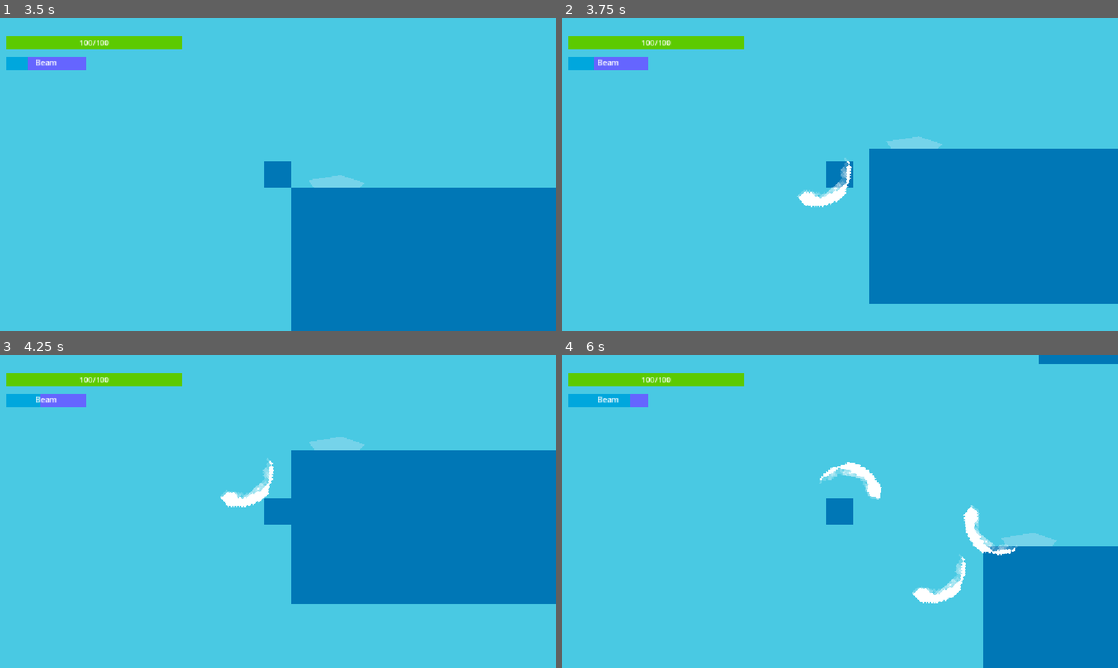
Above: before the commit, frames 1-4 (two rows, left to right).
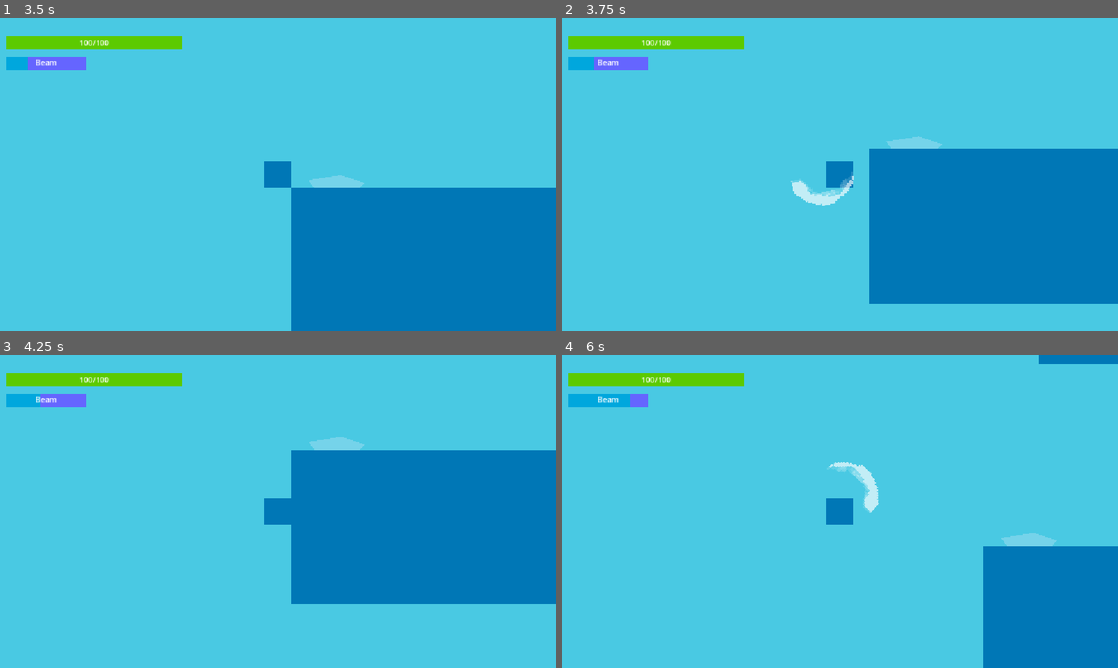
Above: after the commit, the same moments.

Repository: lostlp09/BlockStory
Game: Godot game, scene res://Menue.tscn
Same seed, same stepped clock (60 frames per second), same inputs: the game is played once before the commit and once after it. The engine's default icon, where the game draws it, is replaced by a stand-in: a white triangle on a blue panel in a dark square.
Inputs (mouse positions are in pixels of both pictures, inside the frame that each line leads up to):
- Up to frame 1 (3.5 s): tap Enter at 0.5 s; move the mouse to (400, 158) at 0.52 s; hold Right (ui_right) 0.53-1.25 s; click (400, 158) at 0.6 s; tap Space (jump) at 0.77, 2, 2.27 s; click "Play" at 1.25 s; move the mouse to (166, 190) at 2.02 s; hold Right (ui_right) 2.03-2.78 s; tap Q (Beam) at 2.1 s; move the mouse to (333, 105) at 2.77 s; hold Left (ui_left) from 2.78 s (still down); tap E (Dash) at 2.85 s
- Up to frame 2 (3.75 s): move the mouse to (812, 237) at 3.52 s; release Left (ui_left) at 3.53 s; hold Right (ui_right) from 3.53 s (still down); tap Alt at 3.6 s; click (812, 237) at 3.67 s
- Up to frame 3 (4.25 s): keep holding Right (ui_right); tap Space (jump) at 3.77 s
- Up to frame 4 (6 s): move the mouse to (1006, 558) at 4.27 s; tap Shift at 4.35 s; tap Space (jump) at 4.52, 5.27 s; move the mouse to (673, 464) at 5.02 s; release Right (ui_right) at 5.03 s; hold Left (ui_left) 5.03-5.78 s; click (673, 464) at 5.1 s; move the mouse to (867, 511) at 5.77 s; hold Right (ui_right) from 5.78 s (still down); tap Q (Beam) at 5.85 s; click (867, 511) at 5.92 s

Frame 1 is identical in both runs. In frame 2, 0.6% of the frame differs, in the area x 41-53%, y 44-61%; in frame 3, 0.5%; in frame 4, 1.6%, in the area x 46-82%, y 34-80%.
Error before the commit: Invalid access to property or key 'Volume' on a base object of type 'Dictionary'. (res://audio_stream_player.gd:11)

Commit message:
Fixed a small bug

Diff:
--- a/new_game_project/save_stats.gd
+++ b/new_game_project/save_stats.gd
@@ -2,8 +2,12 @@
 var PlayerData = {"Checkpoint":0}
 var Health = 100
 func _ready() -> void:
-	PlayerData = LoadData()
-	print(PlayerData)
+	if not FileAccess.file_exists("user://saveBlockStory"):
+		PlayerData["Volume"] = 100
+
+	else:
+		PlayerData = LoadData()
+		print(PlayerData)
 
 
 
@@ -22,5 +26,6 @@
 	return FullData
 
 func SaveData():
+
 	var savedata = FileAccess.open("user://saveBlockStory",FileAccess.WRITE)
 	savedata.store_var(PlayerData)
Not shown, changed: new_game_project/export_presets.cfg
Not shown, added: Release/Windows/BlockStory.console.console.exe
Not shown, changed: Release/Windows/BlockStory.console.exe
Not shown, added: Release/Windows/BlockStory.console.pck
Not shown, changed: Release/Windows/BlockStory.exe
